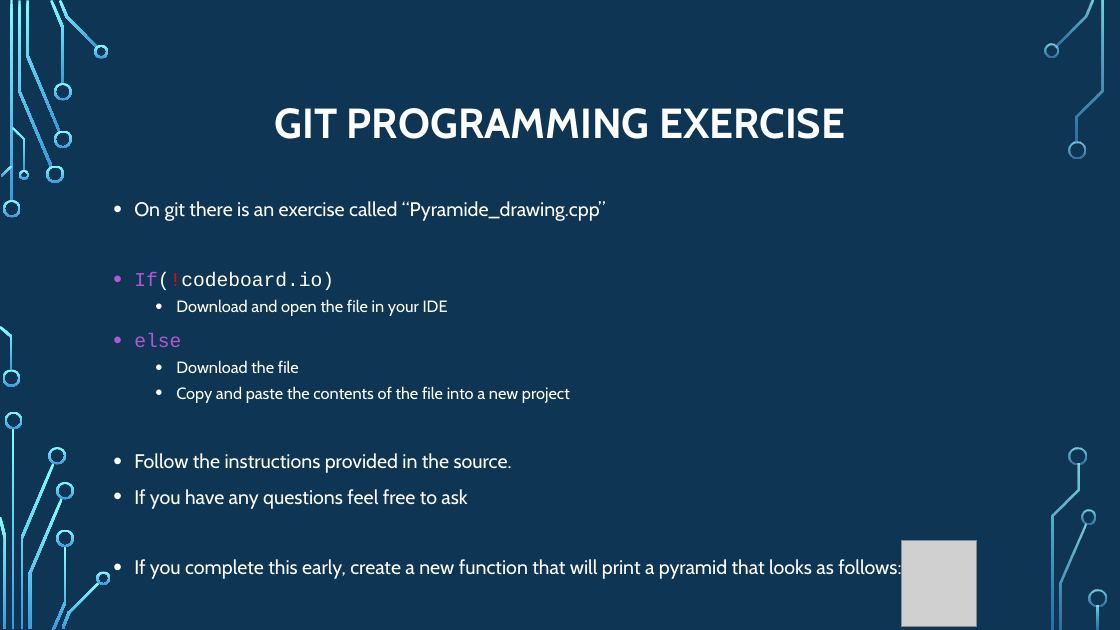
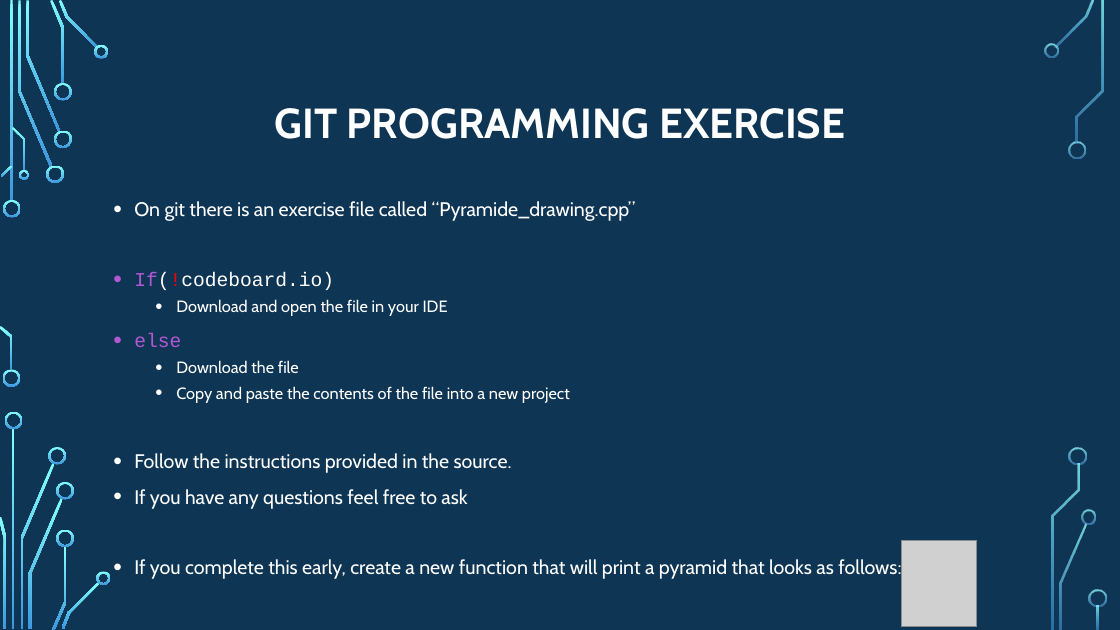
Before and after one commit to psypdt/ZIS_C-_Summer_Course_2019, a slide deck: slide 49 of Day_3/Day_3.pptx (slide 46 before the commit). Drawn at 1120x630 pixels with LibreOffice and Linux fonts; fonts in the diff are those of the drawing; grey boxes stand for pictures; background and template pictures are left out. Boxes give left, top, right and bottom in pixels: in the first picture for what was removed or moved away, otherwise in the second. Text is boxed around its words. In the diff, an @@ line names an element or a change of style, - is before the commit and + after.

Commit message:
update day 3

```diff
--- a/Day_3/Day_3.pptx
+++ b/Day_3/Day_3.pptx
@@ text at <box>134,201,636,221</box>: text changed @@
-• On git there is an exercise called “Pyramide_drawing.cpp”
+• On git there is an exercise file called “Pyramide_drawing.cpp”
```
Also in this commit, not shown: 1 other slide changed, 15 slides added.
